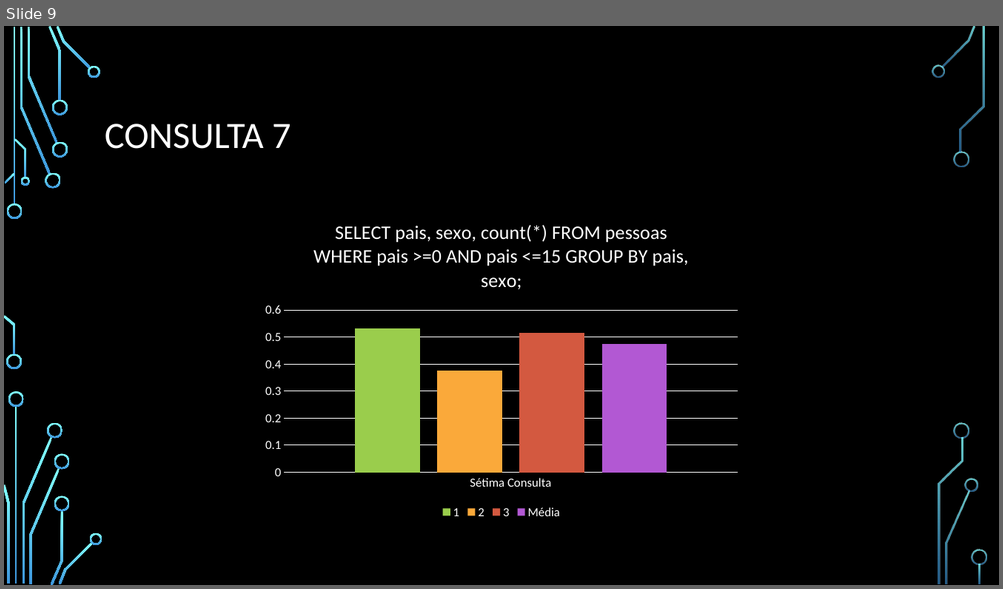
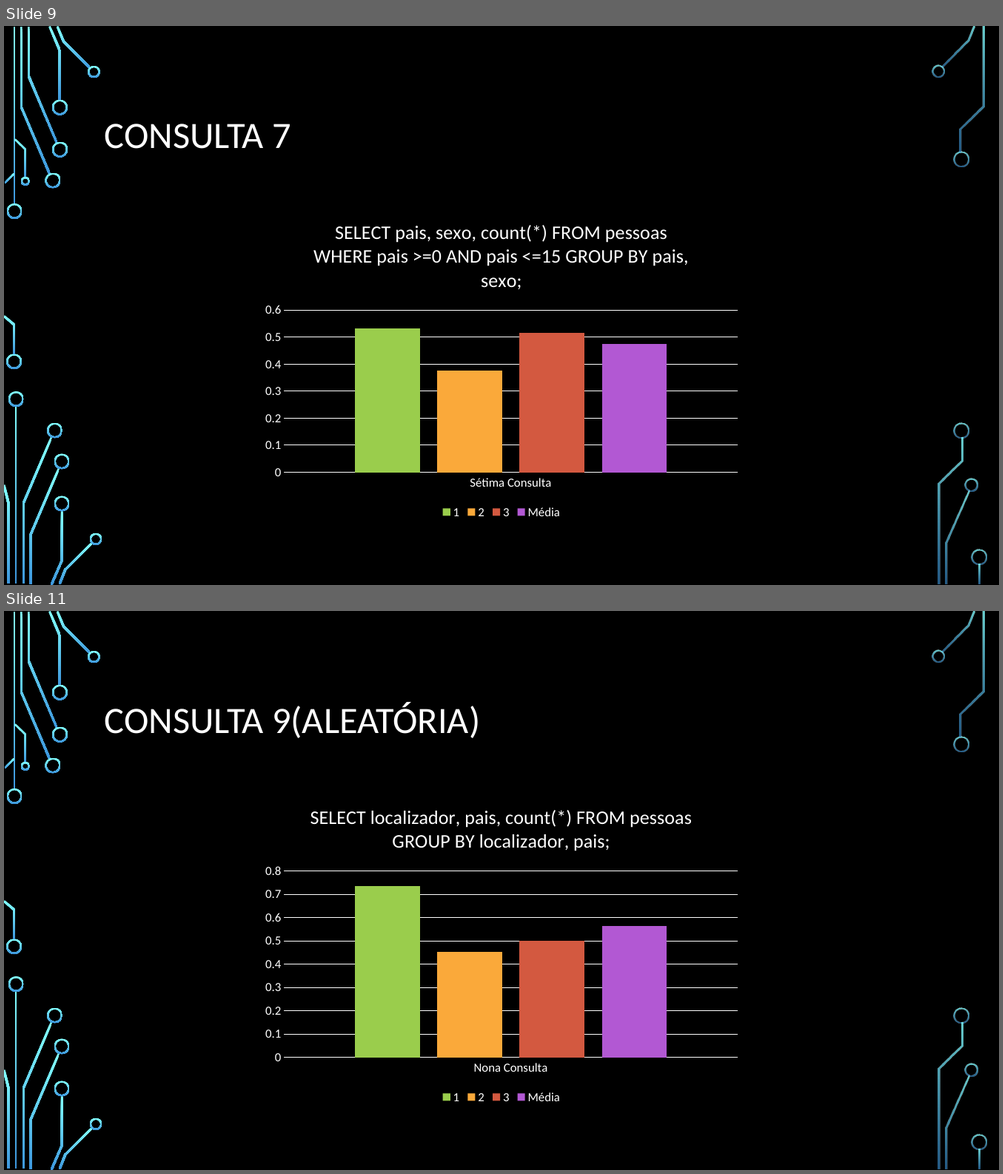
Before and after one commit to donk14/censo, a slide deck: Mini Censo.pptx. Shown one above the other, each under a label of ours: slide 9 before the commit, slides 9 and 11 after it; the slides between them are not shown. The pictures are 1003x589 and 1003x1174 pixels, drawn with LibreOffice and Linux fonts; fonts in the diff are those of the drawing; background and template pictures are left out. Boxes give left, top, right and bottom in pixels: in the first picture for what was removed or moved away, otherwise in the second. Text is boxed around its words. In the diff, an @@ line names an element or a change of style, - is before the commit and + after.

```diff
--- a/Mini Censo.pptx
+++ b/Mini Censo.pptx
@@ slide 11 added at (4,611,999,1170), background picture (left out); not listed: 36 template elements that a slide beside it also shows @@
@@ title added at (105,703,480,738), 36 pt, text #FFFFFF @@
+CONSULTA 9(ALEATÓRIA)
@@ column chart added at (256,792,747,1108) @@
+title "SELECT localizador, pais, count(*) FROM pessoas GROUP BY localizador, pais; "
+categories: Nona Consulta
+1: 0.73
+2: 0.45
+3: 0.5
+Média: 0.56
```
Also in this commit, not shown: 5 other slides added, 1 slide removed.
